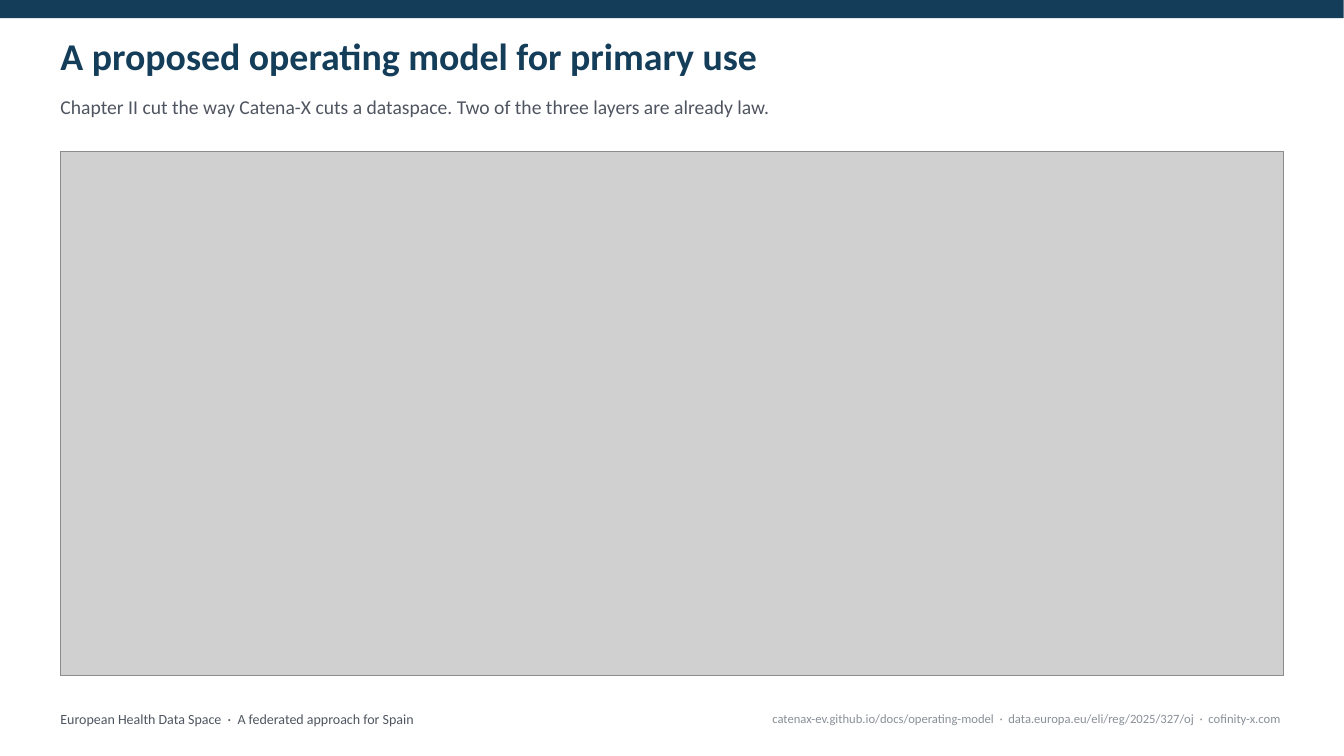
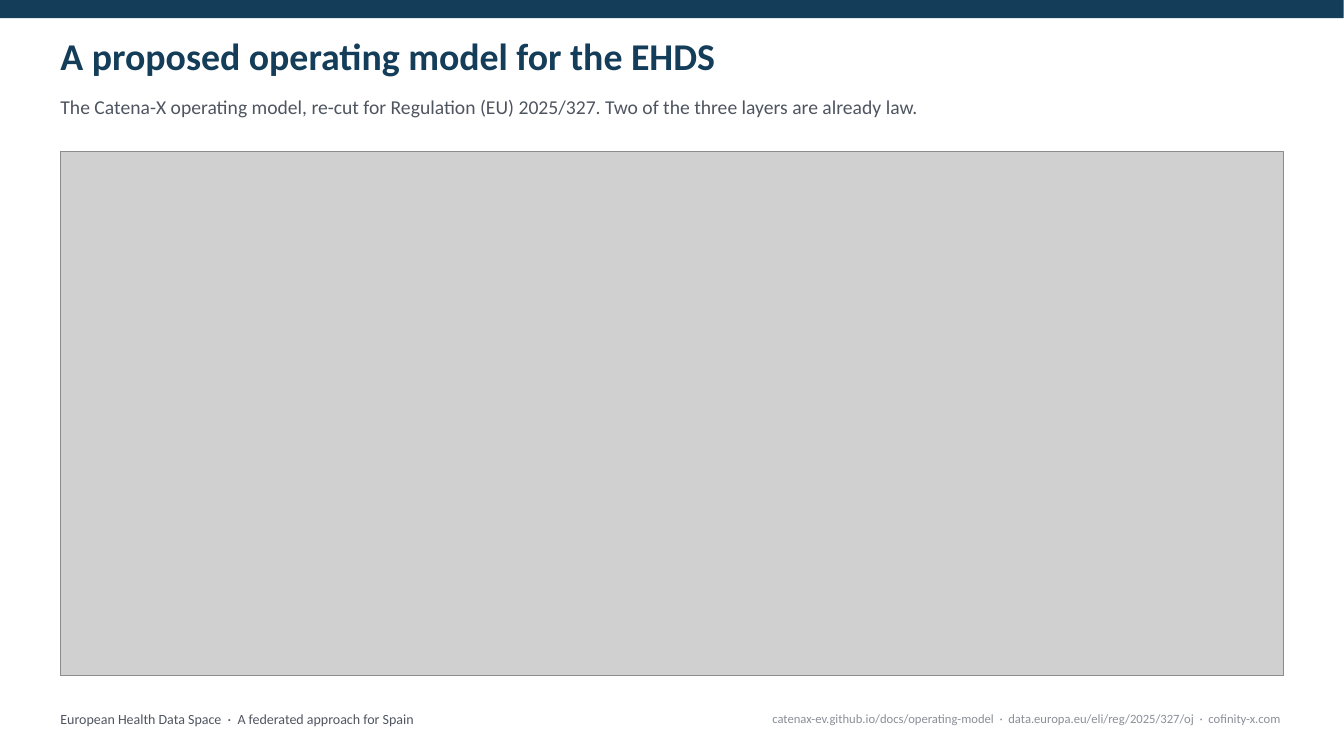
Before and after one commit to ma3u/MinimumViableHealthDataspacev2, a slide deck: slide 4 of docs/demos/spain-ehds-5-slides.pptx. Drawn at 1344x756 pixels with LibreOffice and Linux fonts; fonts in the diff are those of the drawing; grey boxes stand for pictures. Boxes give left, top, right and bottom in pixels: in the first picture for what was removed or moved away, otherwise in the second. Text is boxed around its words. In the diff, an @@ line names an element or a change of style, - is before the commit and + after.

```diff
--- a/docs/demos/spain-ehds-5-slides.pptx
+++ b/docs/demos/spain-ehds-5-slides.pptx
@@ text at (60,43,715,77): text changed @@
-A proposed operating model for primary use
+A proposed operating model for the EHDS
@@ text at (60,100,918,118): text changed @@
-Chapter II cut the way Catena-X cuts a dataspace. Two of the three layers are already law.
+The Catena-X operating model, re-cut for Regulation (EU) 2025/327. Two of the three layers are already law.
```
Also in this commit, not shown: 4 other slides changed, 6 other files.
